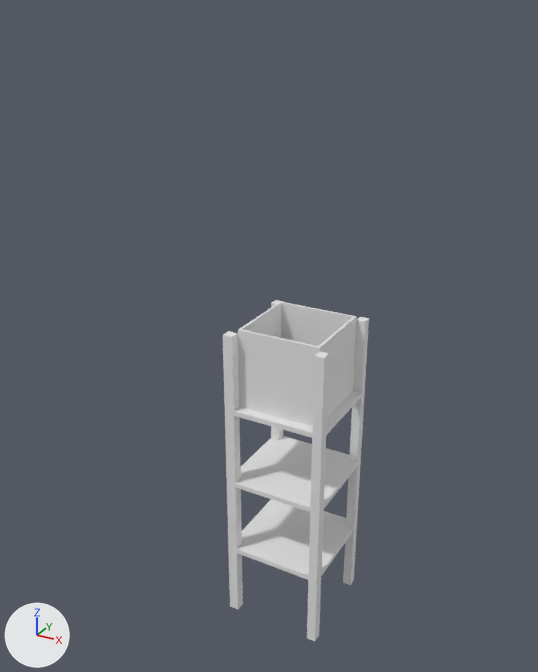
The Blender file BlenderStuff/Items/Lamp.blend: old version first, new version second.
Before and after are seen from a 50 mm lens placed at (11.3, -22.7, 13.6), pointed at (-0.9, -0.5, 2.5). The lights are fixed; the arrows at lower left show +X, +Y and +Z.

Names of what the first picture shows: 'SquareShader', 'SquareStand'.
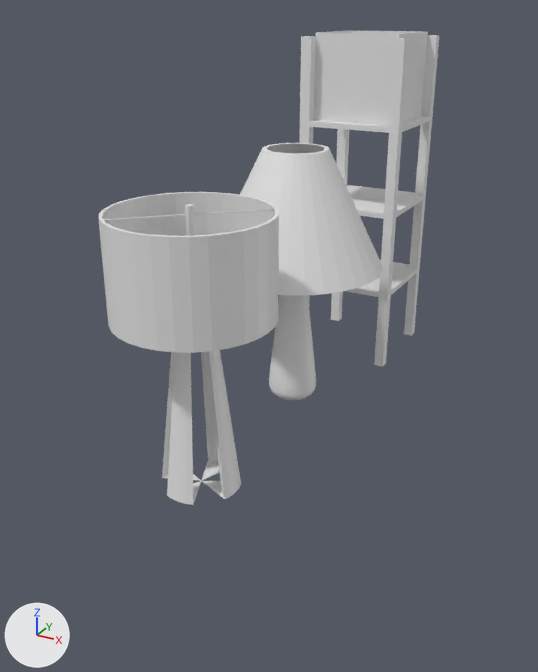
Pixel boxes [x1, y1, x2, y2] of what changed, in the pictures (538 x 672 px):
'SquareStand', moved: before [223, 300, 369, 641]; after [299, 35, 439, 367]
'CircleShader', shown: after [98, 192, 279, 353]
'SquareShader', moved: before [238, 301, 357, 427]; after [314, 31, 428, 125]
'ConeShader', shown: after [240, 143, 383, 296]
'WeirdCylinderStand', shown: after [103, 204, 273, 505]
'SmallStand', shown: after [269, 295, 316, 400]

The change in detail:
Object 'SquareStand' (ob_squarestand) moves from (0.0, 0.0, 0.0) to (0.0, 5.9, 9.75).
Object 'SquareShader' (ob_squareshader) moves from (0.0, 0.0, 0.0) to (0.0, 5.9, 9.75).
Object 'SmallStand' (ob_smallstand) moves from (1.5, 0.0, 3.25) to (-0.08, -0.21, 8.2).
Object 'SmallStand' (ob_smallstand) is now shown.
Object 'ConeShader' (ob_coneshader) moves from (1.5, 0.0, 3.25) to (-0.08, -0.21, 8.2).
Object 'ConeShader' (ob_coneshader) is now shown.
Object 'CircleShader' (ob_circleshader) is now shown.
Object 'CircleShader' (ob_circleshader) moves from (0.0, 0.0, 1.42) to (0.0, -6.57, 6.94).
Object 'CircleShader' (ob_circleshader) is rescaled from (1.31, 1.31, 1.01) to (2.38, 2.38, 1.84).
Object 'WeirdCylinderStand' (ob_weirdcylinderstand) is now shown.
Object 'WeirdCylinderStand' (ob_weirdcylinderstand) moves from (0.0, 0.0, 1.91) to (0.0, -6.57, 7.83).
Object 'WeirdCylinderStand' (ob_weirdcylinderstand) is rescaled from (0.055, 0.0639, 0.523) to (0.0999, 0.116, 0.951).
